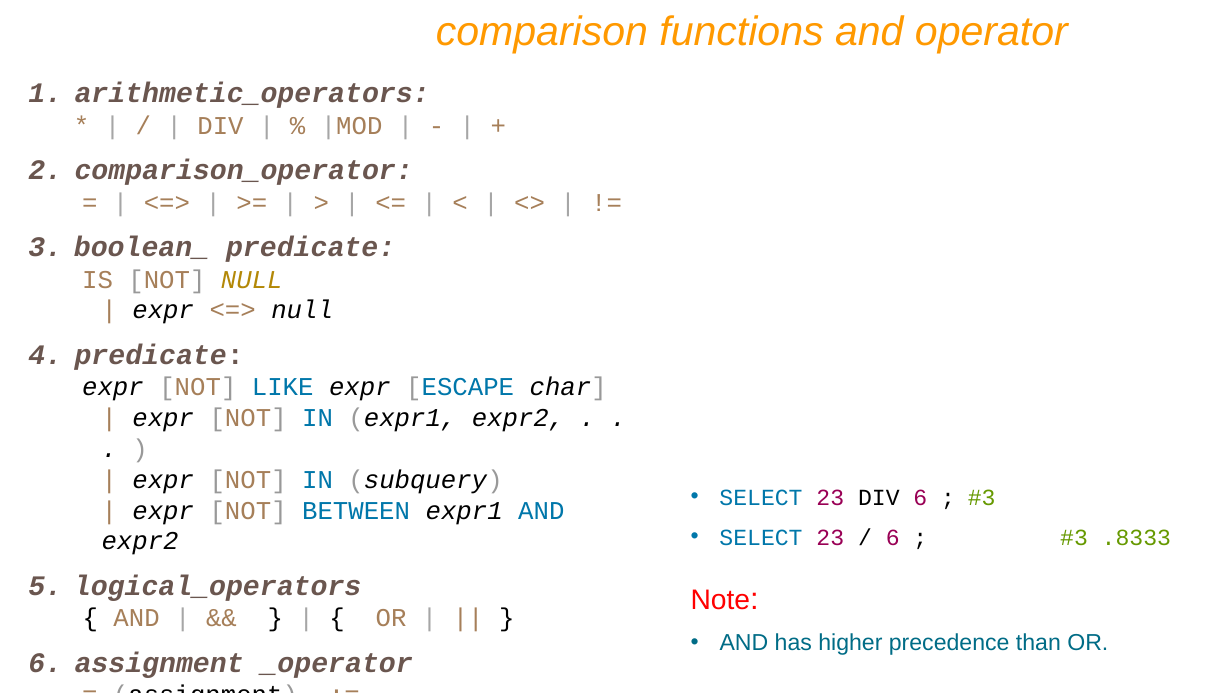
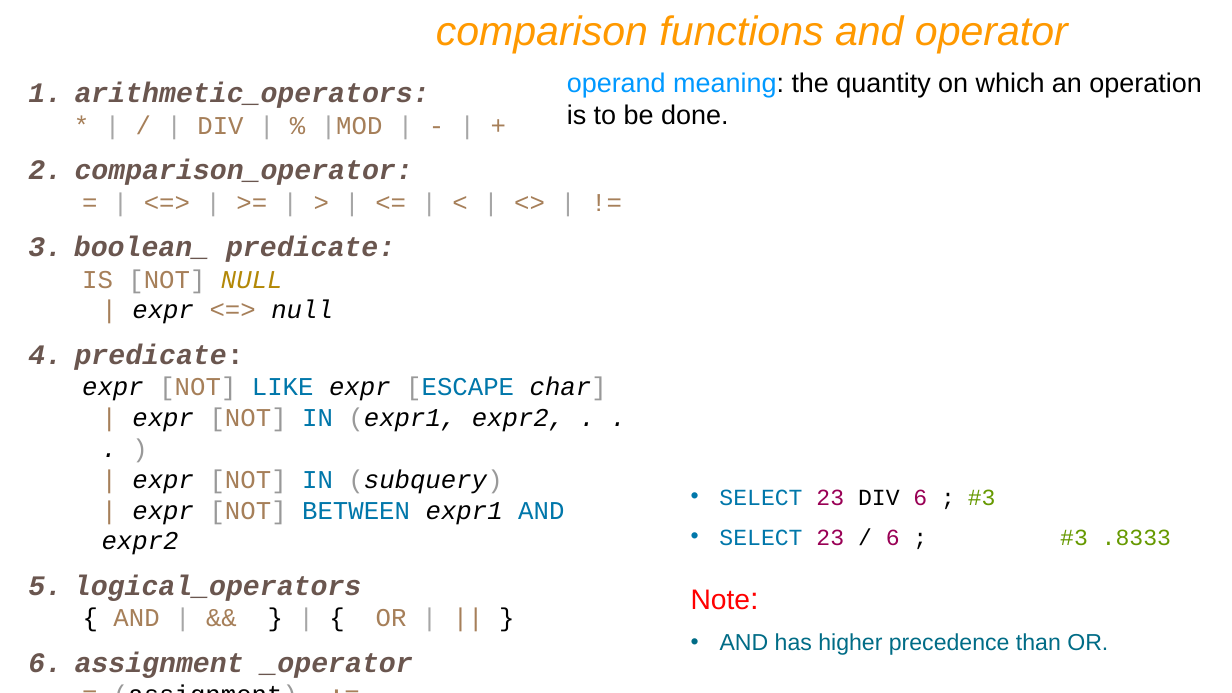
Before and after one commit to prashantbandgar/DBT_notes, a slide deck: slide 98 of IET MySQL PPT Ver9.pptx (slide 89 before the commit). Drawn at 1232x693 pixels with LibreOffice and Linux fonts; fonts in the diff are those of the drawing. Boxes give left, top, right and bottom in pixels: in the first picture for what was removed or moved away, otherwise in the second. Text is boxed around its words. In the diff, an @@ line names an element or a change of style, - is before the commit and + after.

```diff
--- a/IET MySQL PPT Ver9.pptx
+++ b/IET MySQL PPT Ver9.pptx
@@ text added at [567,72,1201,125], 21 pt, text #000000 @@
+operand meaning: the quantity on which an operation is to be done.
```
Also in this commit, not shown: 3 other slides changed, 84 slides added.
